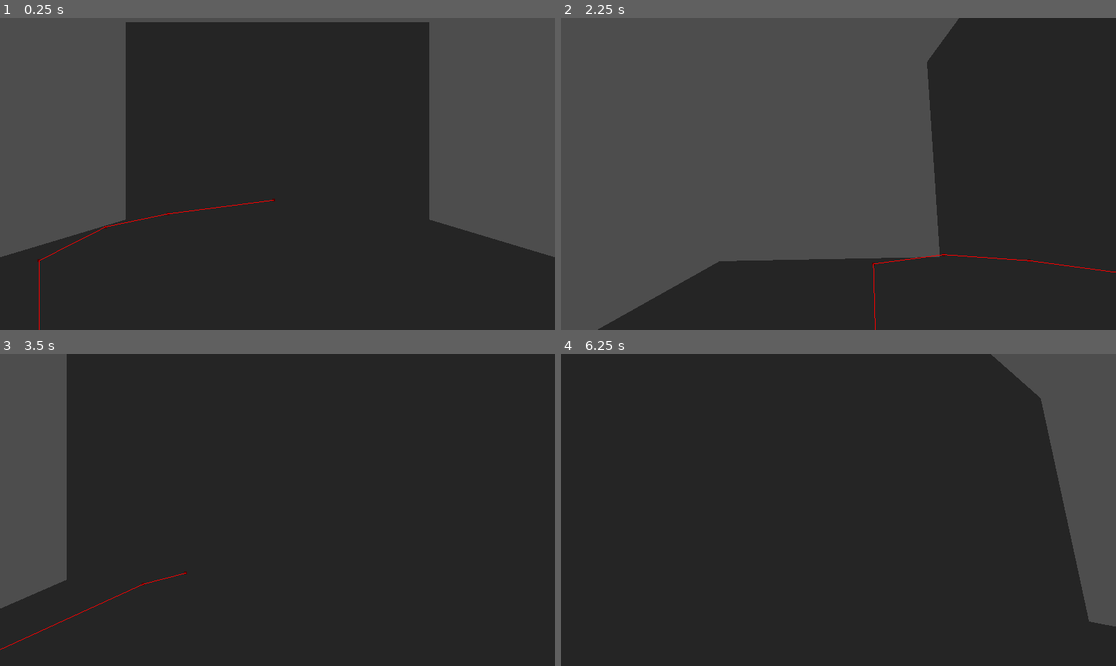
Above: before the commit, frames 1-4 (two rows, left to right).
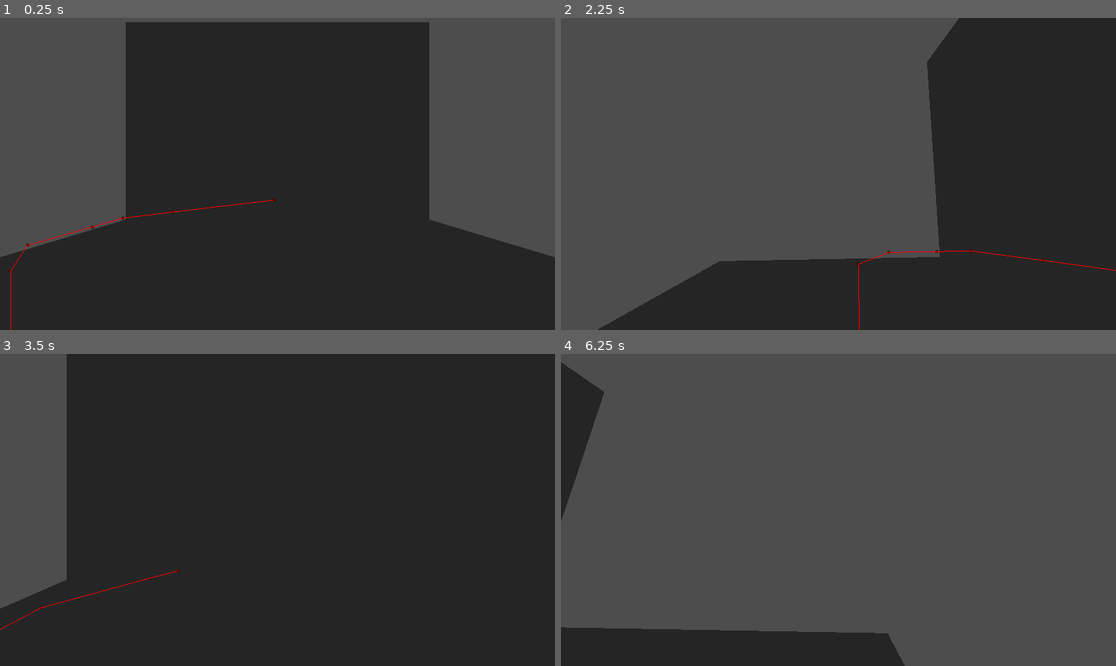
Above: after the commit, the same moments.

Repository: RyanDavidsonDev/GMTK_2025
Game: Godot game, scene res://Scenes/testing/test_enemy_ai.tscn
Two runs of this game, one before a commit and one after it. Both use one fixed random seed, a clock stepped at 60 frames per second and the inputs below. The project has no main scene, so this scene is started directly.
Inputs (mouse positions are in pixels of both pictures, inside the frame that each line leads up to):
- Up to frame 1 (0.25 s): no input
- Up to frame 2 (2.25 s): tap Enter at 0.5 s; move the mouse to (832, 180) at 0.52 s; hold W (move_forward) from 0.53 s (still down); move the mouse to (877, 177) at 1.27 s; move the mouse to (794, 170) at 2.02 s
- Up to frame 3 (3.5 s): move the mouse to (283, 510) at 2.77 s; release W (move_forward) at 2.78 s; hold A (move_left) from 2.78 s (still down)
- Up to frame 4 (6.25 s): move the mouse to (816, 503) at 3.52 s; release A (move_left) at 3.53 s; hold W (move_forward) 3.53-5.78 s; move the mouse to (866, 510) at 4.27 s; move the mouse to (810, 510) at 5.02 s; move the mouse to (849, 503) at 5.77 s; hold D (move_right) from 5.78 s (still down)

The runs differ from the first frame. In frame 1, 0.3% of the frame differs, in the area x 1-49%, y 58-100%; in frame 2, 0.3%; in frame 3, 0.2%; in frame 4, 82%, in the area x 0-100%, y 0-100%.

Commit message:
Player killing

Diff:
--- a/Scenes/testing/test_enemy_ai.tscn
+++ b/Scenes/testing/test_enemy_ai.tscn
@@ -5,8 +5,8 @@
 [ext_resource type="PackedScene" uid="uid://mt8vitibkaxh" path="res://enemy_ai/enemy_ai.tscn" id="2_fyei3"]
 
 [sub_resource type="NavigationMesh" id="NavigationMesh_ak260"]
-vertices = PackedVector3Array(3, 1, -1.25, 3.5, 1, 0, 4.25, 1, 0, 4.25, 1, -4.25, -4.25, 1, 0, -3.25, 1, 0, -2.75, 1, -1.25, -4.25, 1, -4.25, 3, 1, 1.5, 4.25, 1, 4.25, -2.75, 1, 1.5, -4.25, 1, 4.25)
-polygons = [PackedInt32Array(1, 0, 2), PackedInt32Array(2, 0, 3), PackedInt32Array(5, 4, 6), PackedInt32Array(6, 4, 7), PackedInt32Array(0, 6, 3), PackedInt32Array(3, 6, 7), PackedInt32Array(1, 2, 8), PackedInt32Array(8, 2, 9), PackedInt32Array(5, 10, 4), PackedInt32Array(4, 10, 11), PackedInt32Array(8, 9, 10), PackedInt32Array(10, 9, 11)]
+vertices = PackedVector3Array(3.75, 1, -0.75, 3.75, 1, 0, 4, 1, 0, 4, 1, -4, -4, 1, 0, -3.5, 1, 0, -3.5, 1, -0.75, -4, 1, -4, -2.75, 1, -1.5, 3, 1, -1.5, 3.75, 1, 1, 4, 1, 4, -3.5, 1, 1, -4, 1, 4, -2.75, 1, 1.75, 3, 1, 1.75)
+polygons = [PackedInt32Array(1, 0, 2), PackedInt32Array(2, 0, 3), PackedInt32Array(5, 4, 6), PackedInt32Array(6, 4, 7), PackedInt32Array(8, 6, 7), PackedInt32Array(0, 9, 3), PackedInt32Array(9, 8, 3), PackedInt32Array(3, 8, 7), PackedInt32Array(1, 2, 10), PackedInt32Array(10, 2, 11), PackedInt32Array(5, 12, 4), PackedInt32Array(4, 12, 13), PackedInt32Array(13, 12, 14), PackedInt32Array(15, 10, 11), PackedInt32Array(15, 11, 14), PackedInt32Array(14, 11, 13)]
 agent_height = 2.0
 agent_radius = 1.0
 
@@ -17,9 +17,9 @@
 [node name="WorldEnvironment" type="WorldEnvironment" parent="."]
 environment = ExtResource("1_epaos")
 
-[node name="EnemyAi" parent="." node_paths=PackedStringArray("target_node") instance=ExtResource("2_fyei3")]
+[node name="EnemyAi" parent="." node_paths=PackedStringArray("_target_node") instance=ExtResource("2_fyei3")]
 transform = Transform3D(1, 0, 0, 0, 1, 0, 0, 0, 1, 0, 1.5, -4.05744)
-target_node = NodePath("../PlayerCharacter")
+_target_node = NodePath("../PlayerCharacter")
 
 [node name="PlayerCharacter" parent="." instance=ExtResource("2_ak260")]
 transform = Transform3D(1, 0, 0, 0, 1, 0, 0, 0, 1, 0, 1.5, 3.84449)
--- a/enemy_ai/enemy_ai.gd
+++ b/enemy_ai/enemy_ai.gd
@@ -1,19 +1,40 @@
 class_name EnemyAI extends CharacterBody3D
 
-@export var target_node : Node3D = null
-@export var move_speed : float = 1.0
+@export var _target_node : Node3D = null
+
+@export var _move_speed : float = 1.0
+@export var _kill_distance : float = 1.5
 
 var _nav_agent_3d : NavigationAgent3D = null
+
+var _killing_player : bool = false
+
+func _kill_player() -> void:
+
+	_killing_player = true
+
+	# WARNING: This should be handeled in game management
+	print("YOUR ASS IS GRASS!")
+	get_tree().reload_current_scene()
 
 func _ready() -> void:
 	_nav_agent_3d = $NavigationAgent3D
 
 func _physics_process(delta: float) -> void:
 
-	_nav_agent_3d.target_position = target_node.global_position
+	if _killing_player:
+		return
 
+	# Update the target position (target may have moved)
+	_nav_agent_3d.target_position = _target_node.global_position
+
+	# Get the movement direction from the navigation path
 	var move_dir : Vector3 = _nav_agent_3d.get_next_path_position() - global_position
-
-	velocity = move_dir.normalized() * move_speed
+	velocity = move_dir.normalized() * _move_speed
 
 	move_and_slide()
+
+	# Kill the target if within distance
+	var distance_to_target : float = (_target_node.global_position - global_position).length()
+	if distance_to_target <= _kill_distance:
+		_kill_player()
